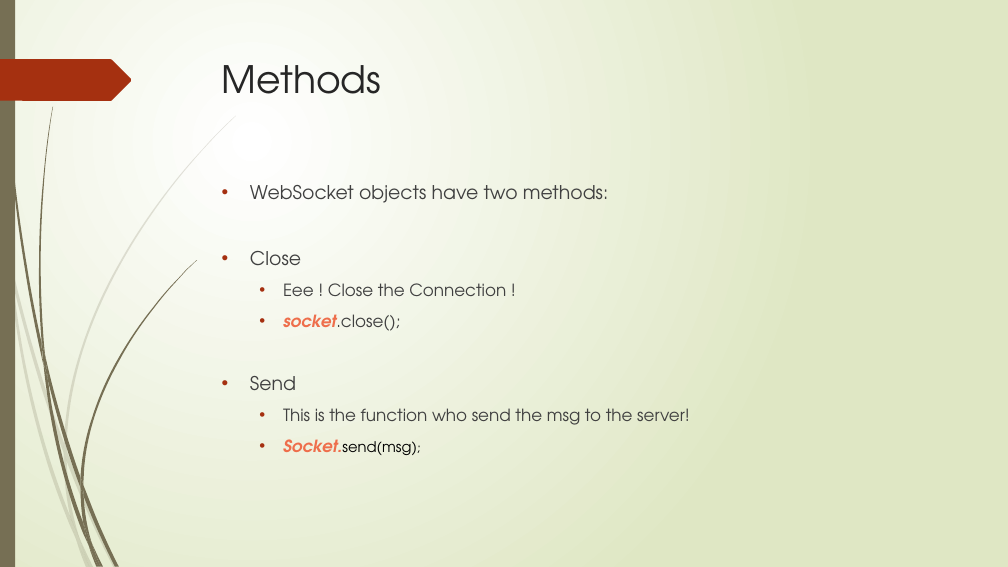
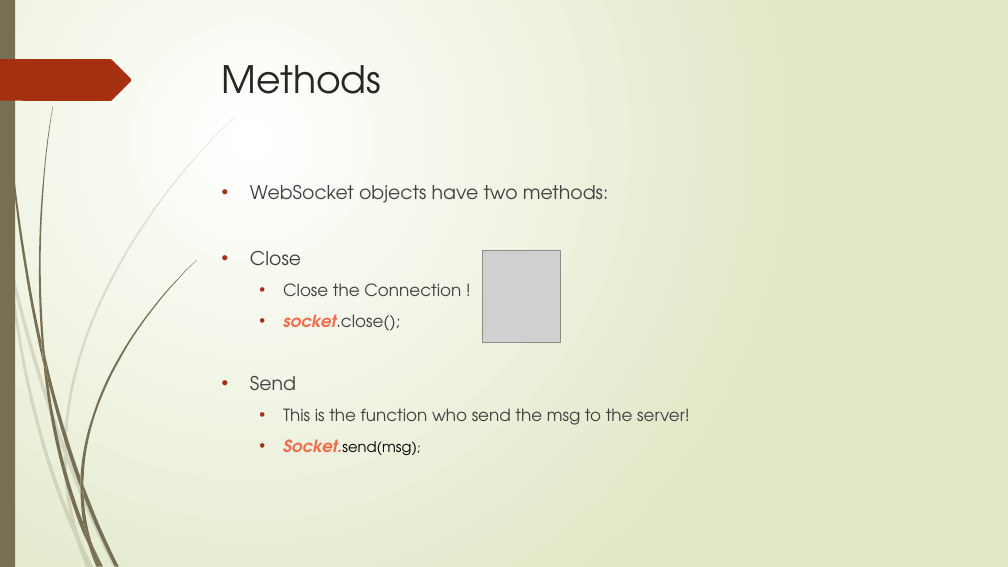
Before and after one commit to aliammar7/WebSocket, a slide deck: slide 18 of Websocket.pptx. Drawn at 1008x567 pixels with LibreOffice and Linux fonts; fonts in the diff are those of the drawing; grey boxes stand for pictures. Boxes give left, top, right and bottom in pixels: in the first picture for what was removed or moved away, otherwise in the second. Text is boxed around its words. In the diff, an @@ line names an element or a change of style, - is before the commit and + after.

```diff
--- a/Websocket.pptx
+++ b/Websocket.pptx
@@ picture added at [482,251,561,343] @@
@@ text at [283,283,461,296]: text changed @@
-  • Eee ! Close the Connection !
+  • Close the Connection !
```
Also in this commit, not shown: 2 other slides changed.
